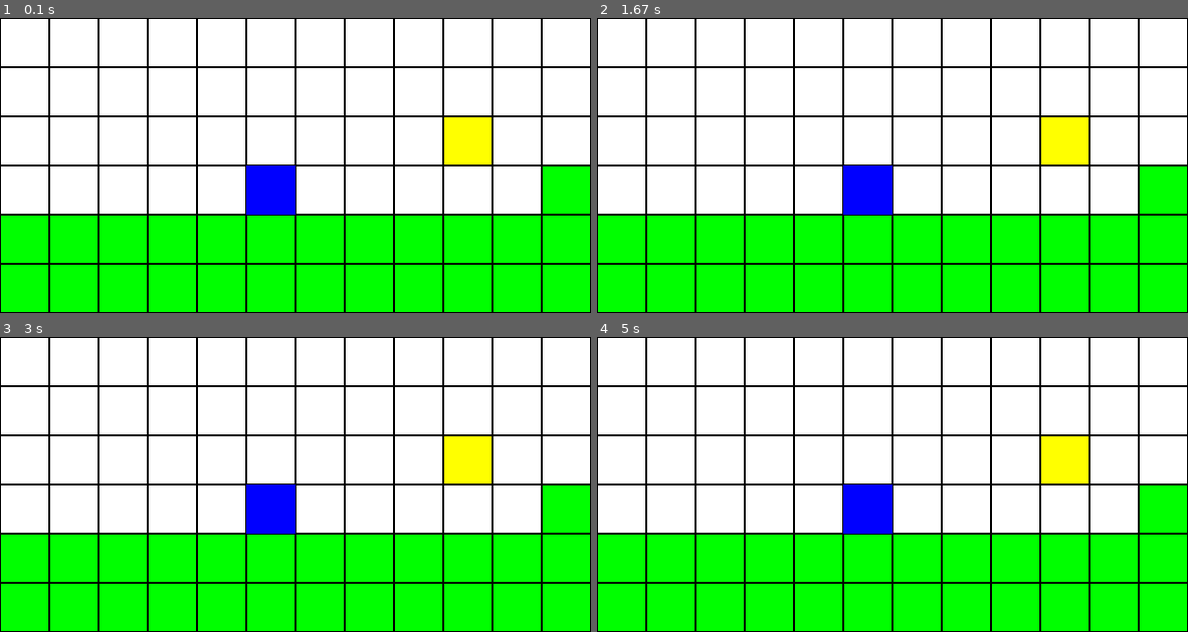
Above: before the commit, frames 1-4 (two rows, left to right).
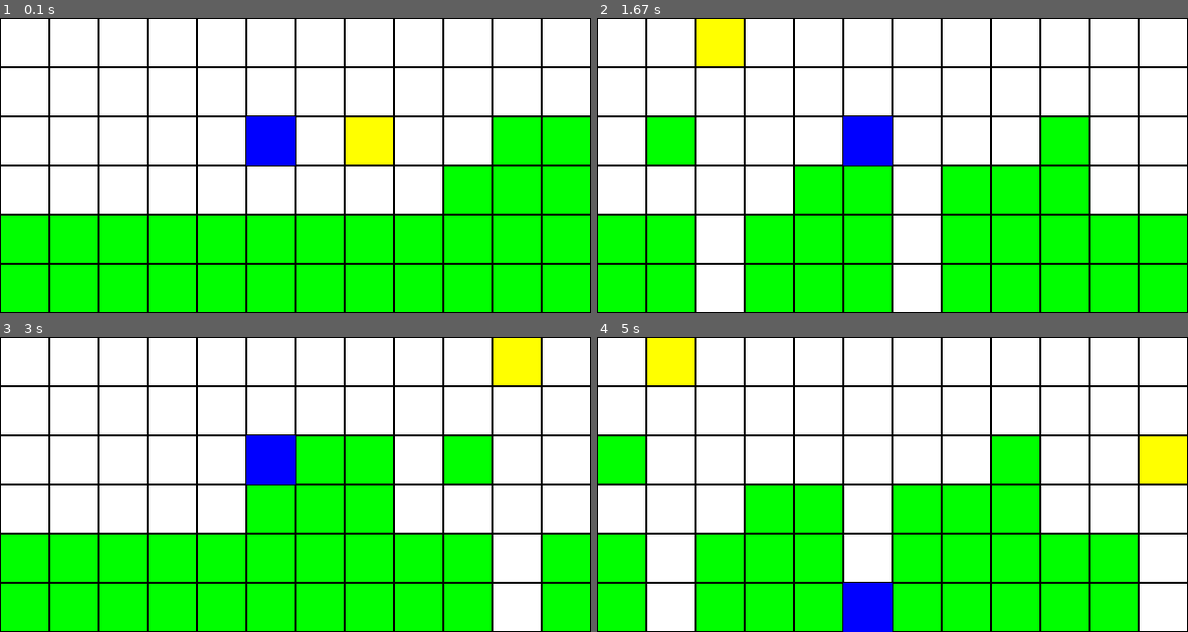
Above: after the commit, the same moments.

Repository: H4znow/marioBrossGame
Game: pygame game, started from main.py
Same seed, same stepped clock (60 frames per second), same inputs: the game is played once before the commit and once after it.
Inputs:
- Up to frame 1 (0.1 s): no input
- Up to frame 2 (1.67 s): no input
- Up to frame 3 (3 s): no input
- Up to frame 4 (5 s): no input

The runs differ from the first frame. In frame 1, 10% of the frame differs, in the area x 41-100%, y 33-67%; in frame 2, 18%; in frame 3, 14%; in frame 4, 23%, in the area x 0-100%, y 0-100%.

Commit message:
q-learning code and structured created. TODO : Fix done state when AI wins a game

Diff:
--- a/game.py
+++ b/game.py
@@ -1,3 +1,4 @@
+import random
 from pygame_print import PygamePrint
 import copy
 
@@ -62,7 +63,7 @@
                 self.pygame_print.draw_grid()
 
         # Victory or defeat condition
-        if self.grid[self.player_pos[0]][self.player_pos[1]] == 333:
+        if self.grid[self.player_pos[0]][self.player_pos[1]] == 333 or self.grid[self.player_pos[0]-1][self.player_pos[1]] == 333 :
             self.score += 100
             self.running = False
             self.pygame_print.quit()
@@ -70,3 +71,27 @@
             self.score = -100
             self.running = False
             self.pygame_print.quit()
+
+    def get_state(self) -> int:
+        return self.player_pos[0]-3
+
+    def reset(self) -> None:
+        self.player_pos = copy.deepcopy(self.start_pos)
+        self.nb_diff = 0
+        self.score = 0
+        self.running = True
+        self.pygame_print.__init__(self)
+
+        if (self.print_game):
+            self.pygame_print.draw_grid()
+
+    def step(self, action) -> tuple:
+        if action == 0:
+            self.new_event("RIGHT")
+        elif action == 1:
+            self.new_event("JUMP")
+
+        return self.score, not self.running
+
+    def get_random_action(self) -> int:
+        return random.randint(0, 1)
--- a/main.py
+++ b/main.py
@@ -1,6 +1,7 @@
 from game import Game
 from bot_player import BotPlayer
 from human_player import HumanPlayer
+from q_learning_player import QLearningPlayer
 
 # ======================= Main part =======================
 
@@ -19,4 +20,5 @@
 
 game = Game(player_pos, grid, True)
 
-player = HumanPlayer(game)
+player = QLearningPlayer(game)
+player.train(1000)
--- /dev/null
+++ b/q_learning_player.py
@@ -0,0 +1,59 @@
+import numpy as np
+import random
+from game import Game
+
+class QLearningPlayer:
+    def __init__(self, game: Game, learning_rate=0.1, discount_factor=0.99, exploration_rate=1.0, exploration_decay=0.995):
+        self.game = game
+        self.learning_rate = learning_rate
+        self.discount_factor = discount_factor
+        self.exploration_rate = exploration_rate
+        self.exploration_decay = exploration_decay
+        self.nb_actions = 2
+        self.nb_states = 45
+        self.penalty = -0.1
+        self.q_table = np.zeros((self.nb_states,self.nb_actions))
+        self.state = self.get_state()
+
+    def get_state(self):
+        return self.game.get_state()
+
+    def choose_action(self):
+        if random.uniform(0, 1) < self.exploration_rate:
+            return self.game.get_random_action()
+        else:
+            state = self.get_state()
+            if state not in self.q_table:
+                return self.game.get_random_action()
+            return np.argmax(self.q_table[state])
+
+    def update_q_table(self, action, reward, next_state, penalty=1):
+        state = self.get_state()
+        max_future_q = np.max(self.q_table[next_state])
+        current_q = self.q_table[state][action]
+
+        # Apply penalty to the reward
+        adjusted_reward = reward - penalty
+
+        # Q-learning formula with penalty
+        self.q_table[state][action] = current_q + self.learning_rate * (adjusted_reward + self.discount_factor * max_future_q - current_q)
+
+    def play_step(self):
+        action = self.choose_action()
+        reward, done = self.game.step(action)
+        next_state = self.get_state()
+        self.update_q_table(action, reward, next_state)
+        self.state = next_state
+        return done
+
+
+    def train(self, episodes):
+        for episode in range(episodes):
+            self.game.reset()
+            print(f"Episode {episode}")
+            self.state = self.get_state()
+            done = False
+            while not done:
+                self.exploration_rate *= self.exploration_decay
+                done = self.play_step()
+        print(self.q_table)
